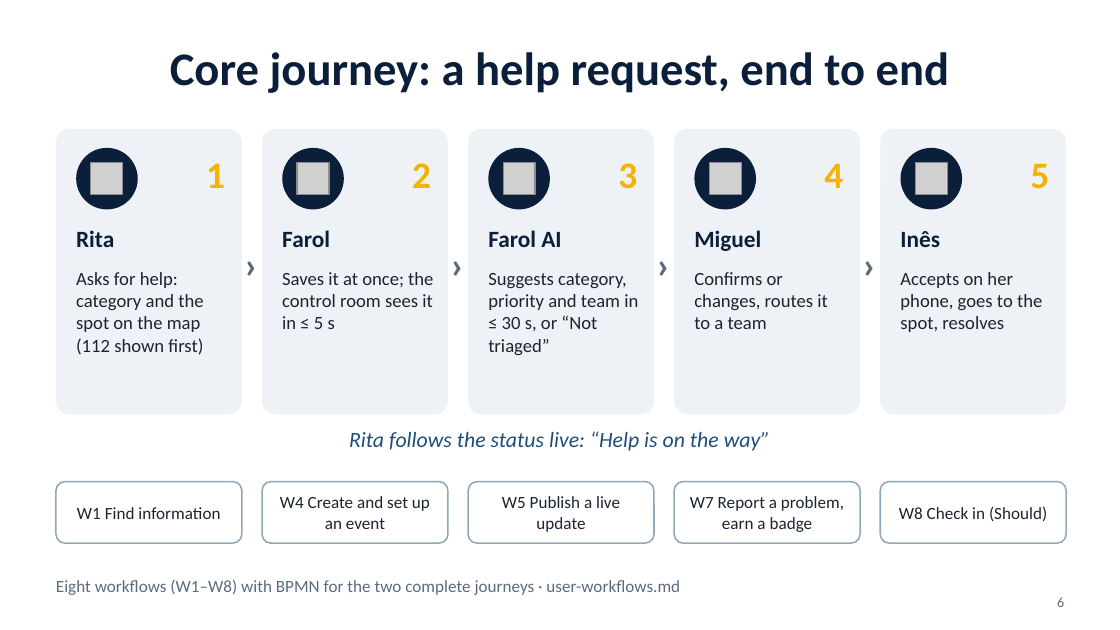
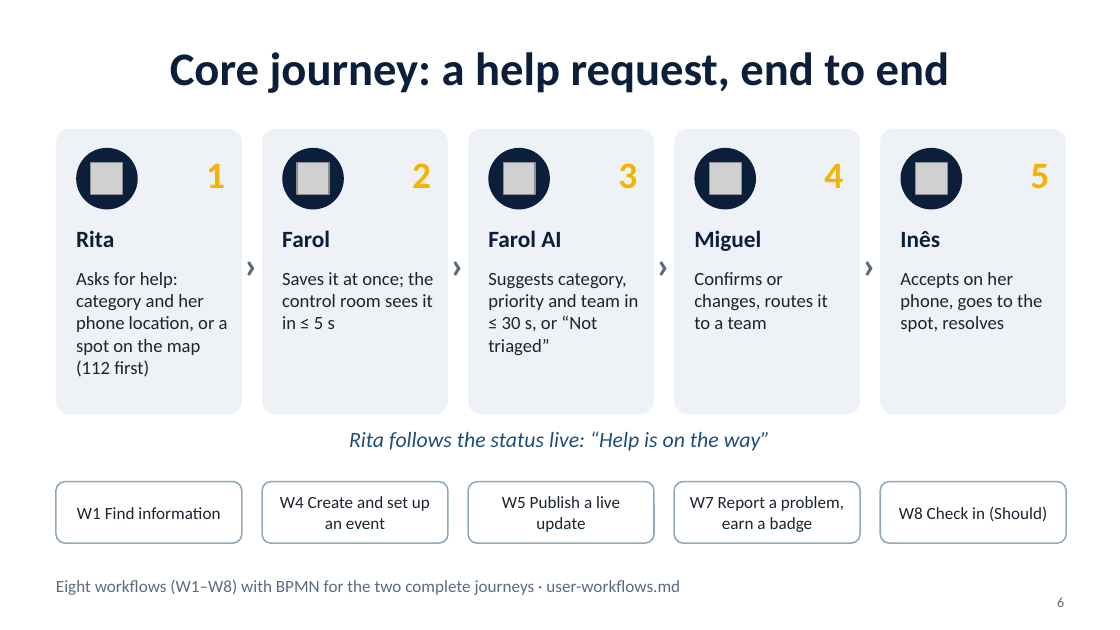
Before and after one commit to tomasoliveira21/LABDSOF, a slide deck: slide 6 of Docs/Presentation/Farol_Sprint_A_Presentation.pptx. Drawn at 1120x630 pixels with LibreOffice and Linux fonts; fonts in the diff are those of the drawing; grey boxes stand for pictures. Boxes give left, top, right and bottom in pixels: in the first picture for what was removed or moved away, otherwise in the second. Text is boxed around its words. In the diff, an @@ line names an element or a change of style, - is before the commit and + after.

```diff
--- a/Docs/Presentation/Farol_Sprint_A_Presentation.pptx
+++ b/Docs/Presentation/Farol_Sprint_A_Presentation.pptx
@@ text at (76,272,228,377): text changed @@
-Asks for help: category and the spot on the map (112 shown first)
+Asks for help: category and her phone location, or a spot on the map (112 first)
```
Also in this commit, not shown: 6 other slides changed, 3 other files.
